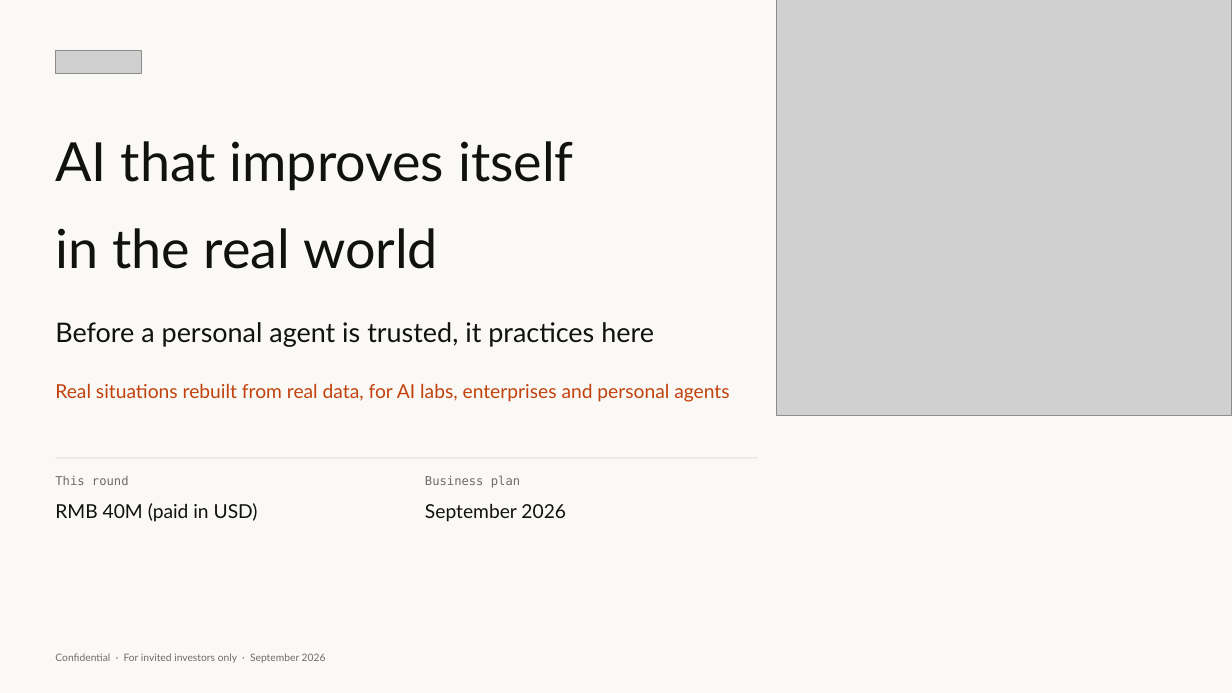
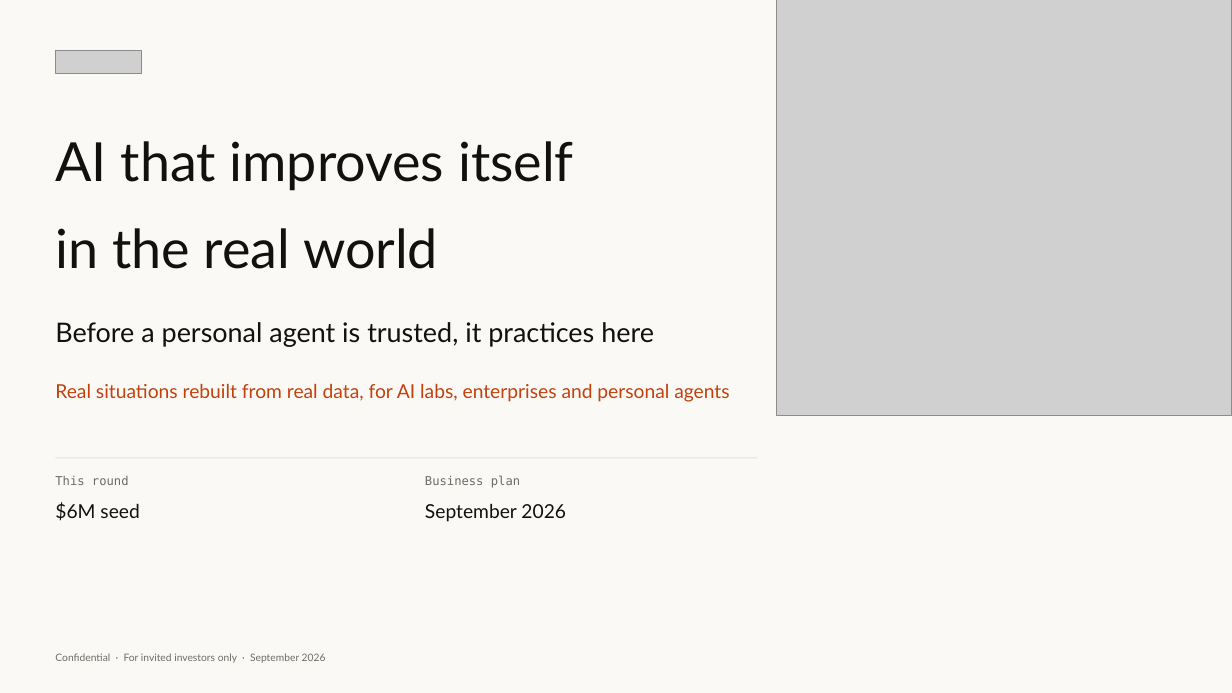
Before and after one commit to wangchen0802/Delta1, a slide deck: slide 1 of SimReal-BP-v29-EN.pptx. Drawn at 1232x693 pixels with LibreOffice and Linux fonts; fonts in the diff are those of the drawing; grey boxes stand for pictures. Boxes give left, top, right and bottom in pixels: in the first picture for what was removed or moved away, otherwise in the second. Text is boxed around its words. In the diff, an @@ line names an element or a change of style, - is before the commit and + after.

```diff
--- a/SimReal-BP-v29-EN.pptx
+++ b/SimReal-BP-v29-EN.pptx
@@ text at (55,502,139,521): text changed @@
-RMB 40M (paid in USD)
+$6M seed
```
Also in this commit, not shown: 6 other slides changed, 7 other files.
